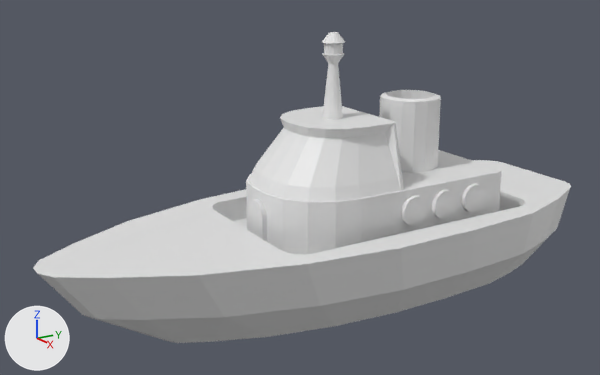
Renders of the Blender file assets/ship.blend from each side of a commit.
Before and after are seen from a 50 mm camera at (11.48, -10.04, 6.21) aimed at (-0.18, -2.8, 2.09). The axes (+X, +Y, +Z) are drawn at lower left. The lights are the same throughout.

In view in the first picture: 'Ship'.
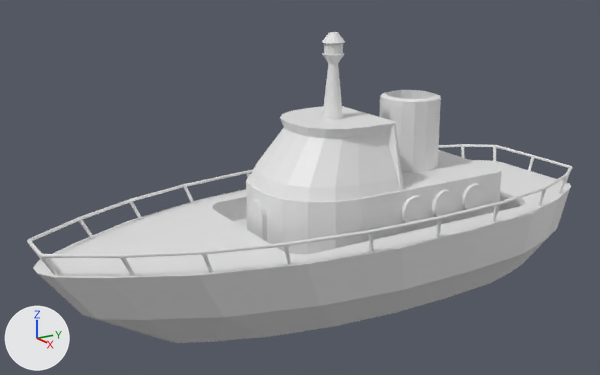
Edits to the scene script, one JSON object a line:
```json
{"op": "add", "block": "mat_material_001", "code": ["mat_material_001 = principled_material('Material.001')", "mat_material_001.base_color = (0.8, 0.8, 0.8)  # white #e7e7e7"]}
{"op": "add", "block": "me_cylinder_028", "code": ["me_cylinder_028 = bpy.data.meshes.new('Cylinder.028')", "me_cylinder_028.from_pydata(...)  # 1043 vertices, 704 faces, 74 loose edges; spans x -69.0..64.0, y -342.0..-8.0, z -1.0..1.0", "me_cylinder_028.materials.append(mat_material_001)  # its picture is missing"]}
{"op": "add", "block": "ob_ship", "code": "_m = ob_ship.modifiers.new('Boolean', 'BOOLEAN')"}
{"op": "add", "block": "ob_ship", "code": "_m.object = ob_grid"}
{"op": "add", "block": "ob_ship", "code": "_m.operation = 'UNION'"}
{"op": "add", "block": "ob_ship", "code": "_m.solver = 'FLOAT'"}
{"op": "add", "block": "ob_grid", "code": ["ob_grid = bpy.data.objects.new('Grid', me_cylinder_028)", "ob_grid.location = (0.0901, 2.908, 1.771)", "ob_grid.scale = (0.0311, 0.0301, 0.163)", "ob_grid.hide_set(True)"]}
```

Pixel boxes [x1, y1, x2, y2] of what changed, in the pictures (600 x 375 px):
```json
{"object": "Ship", "change": "modifiers changed", "before": [33, 32, 571, 343], "after": [27, 32, 573, 343]}
```
